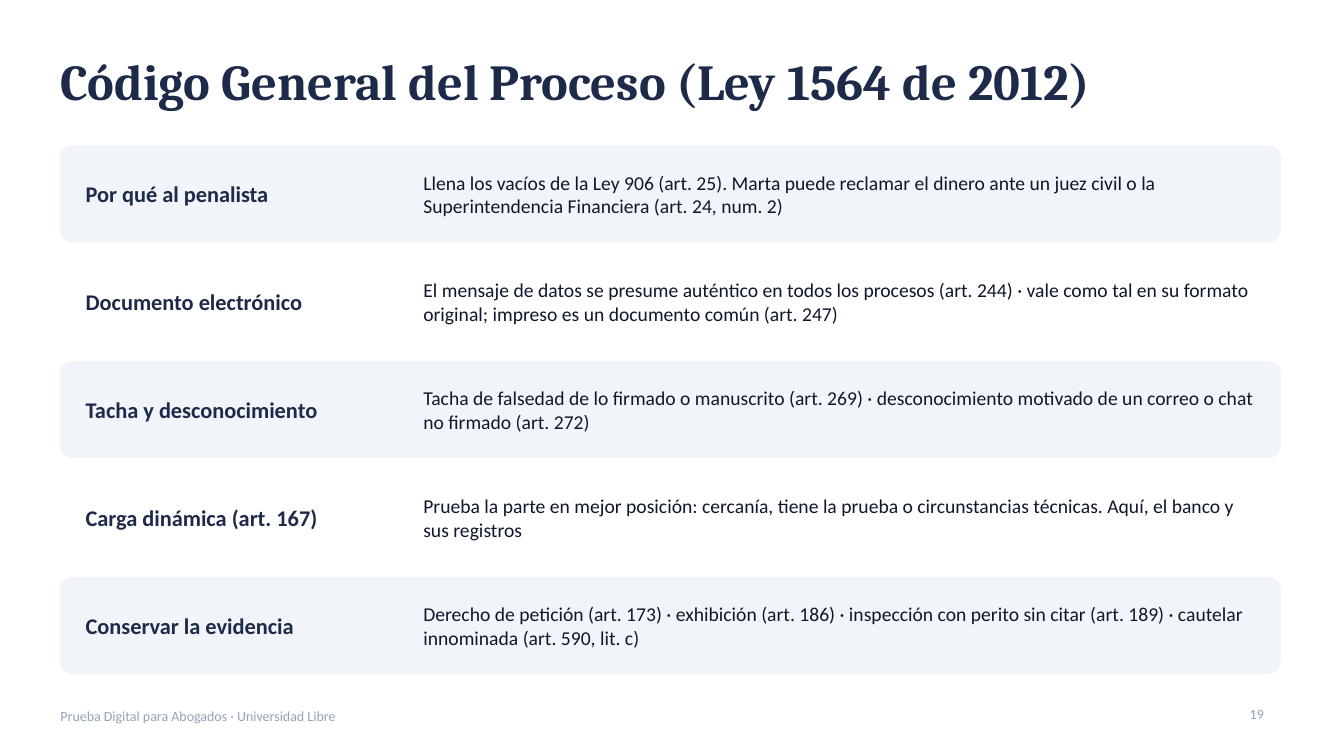
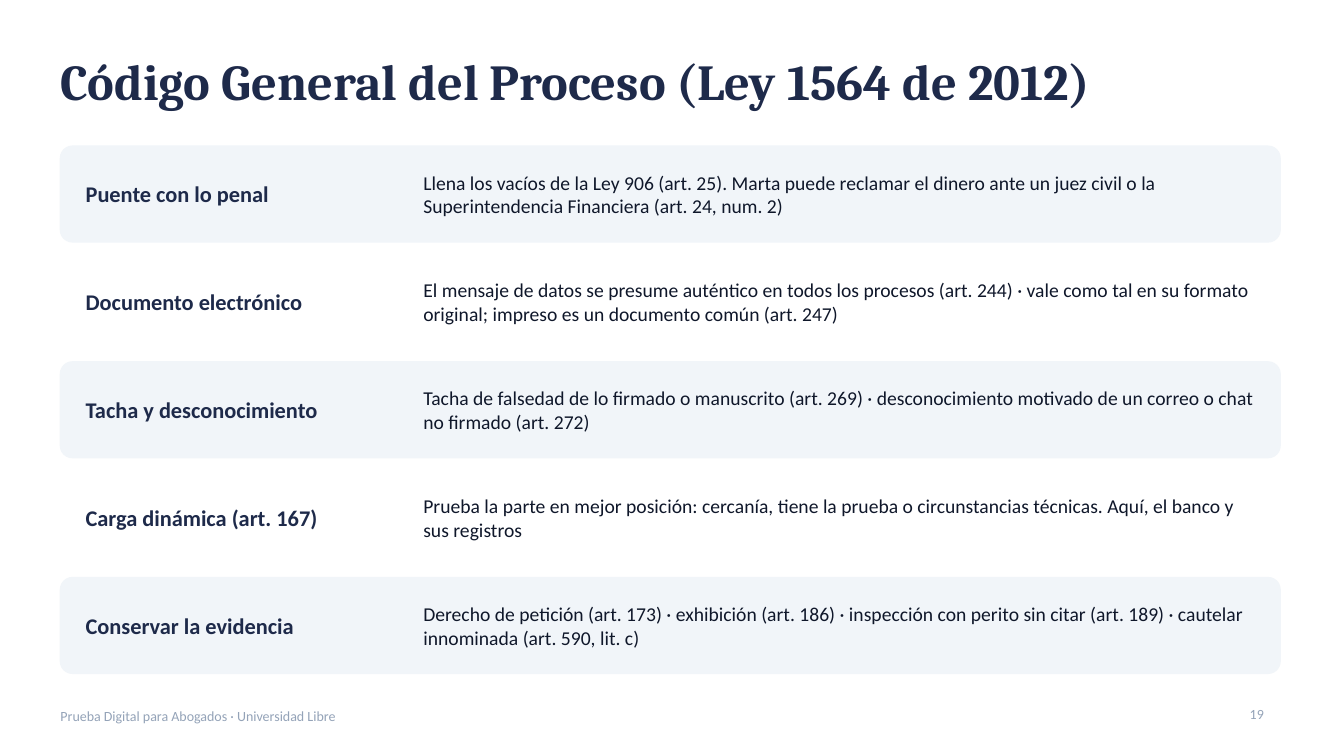
Before and after one commit to CertAcademico/cert-academico-by-redciber-org, a slide deck: slide 19 of materiales/prueba-digital/presentacion-prueba-digital-unilibre.pptx. Drawn at 1344x756 pixels with LibreOffice and Linux fonts; fonts in the diff are those of the drawing. Boxes give left, top, right and bottom in pixels: in the first picture for what was removed or moved away, otherwise in the second. Text is boxed around its words. In the diff, an @@ line names an element or a change of style, - is before the commit and + after.

```diff
--- a/materiales/prueba-digital/presentacion-prueba-digital-unilibre.pptx
+++ b/materiales/prueba-digital/presentacion-prueba-digital-unilibre.pptx
@@ text at (86,186,269,206): text changed @@
-Por qué al penalista
+Puente con lo penal
```
Also in this commit, not shown: 10 other slides changed, 4 other files.
